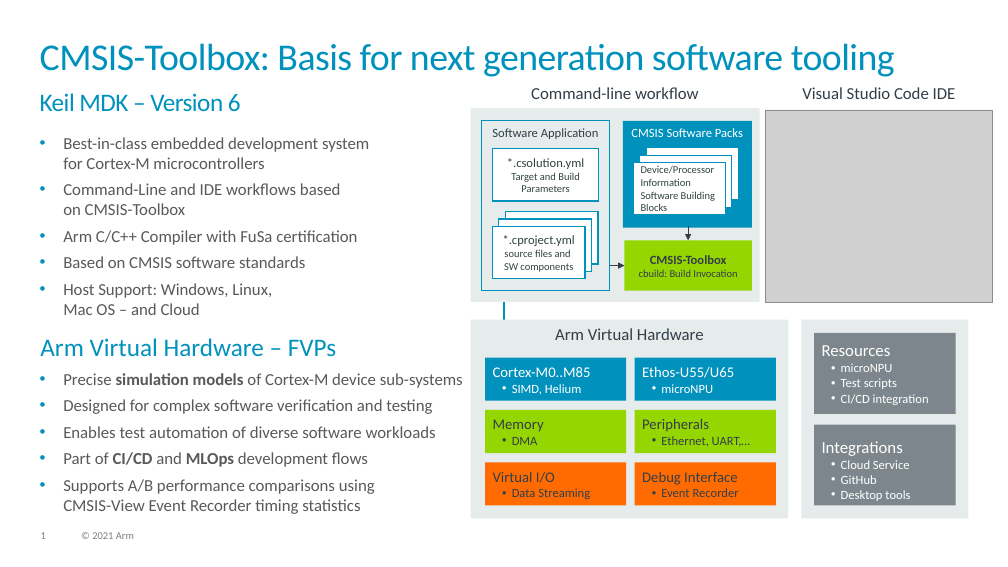
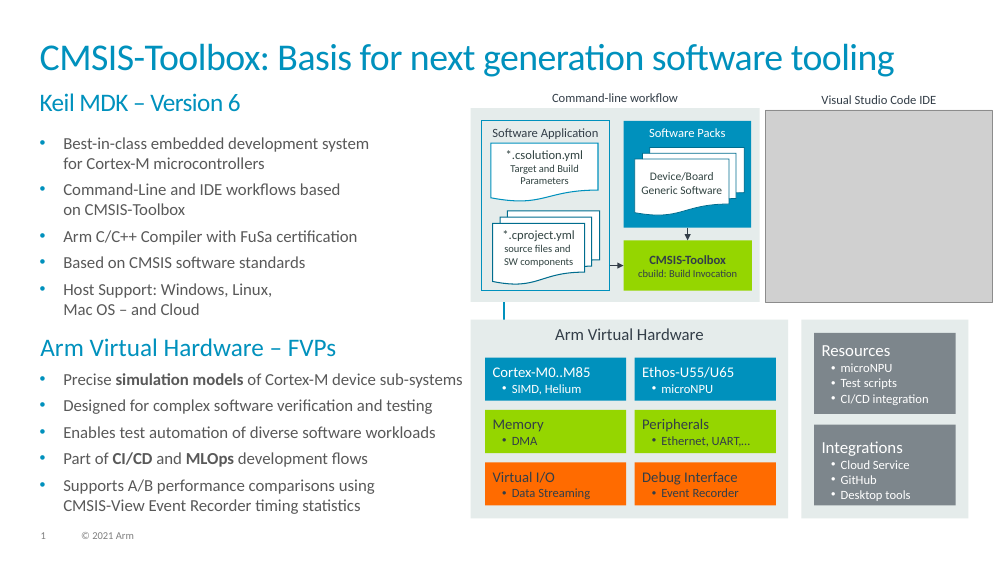
Before and after one commit to Open-CMSIS-Pack/cmsis-toolbox, a slide deck: slide 1 of docs/images/overview.pptx. Drawn at 1008x567 pixels with LibreOffice and Linux fonts; fonts in the diff are those of the drawing; grey boxes stand for pictures. Boxes give left, top, right and bottom in pixels: in the first picture for what was removed or moved away, otherwise in the second. Text is boxed around its words. In the diff, an @@ line names an element or a change of style, - is before the commit and + after.

```diff
--- a/docs/images/overview.pptx
+++ b/docs/images/overview.pptx
@@ text "Command-line workflow" at (x1=552, y1=93, x2=678, y2=102): size 16 to 12 pt @@
@@ text "Visual Studio Code IDE" at (x1=821, y1=95, x2=936, y2=104): size 16 to 12 pt @@
@@ text "Visual Studio Code IDE" moved from (x1=802, y1=87, x2=956, y2=99) to (x1=821, y1=95, x2=936, y2=104) @@
@@ flow chart document "*.csolution.yml Target and Build Parameters" resized from (x1=492, y1=149, x2=598, y2=201) to (x1=492, y1=143, x2=599, y2=201) @@
@@ flow chart document "*.csolution.yml Target and Build Parameters" at (x1=492, y1=143, x2=599, y2=201): rectangle to flow chart document; outline #0091BD 1.25 pt to #0091BD 1 pt @@
@@ flow chart multidocument added at (x1=635, y1=147, x2=745, y2=215), fill #FFFFFF, outline #006D8E 0.75 pt, 11 pt, text #314341 @@
+Device/Board
+Generic Software
@@ text in rectangle at (x1=649, y1=128, x2=725, y2=137): text changed @@
-CMSIS Software Packs
+Software Packs
@@ group removed at (x1=499, y1=148, x2=739, y2=271): 5 rectangles @@
-Device/Processor
-Information
-Software Building
-Blocks
@@ flow chart multidocument "*.cproject.yml source files and SW ..." resized from (x1=492, y1=227, x2=585, y2=279) to (x1=493, y1=211, x2=600, y2=284) @@
@@ flow chart multidocument "*.cproject.yml source files and SW ..." at (x1=493, y1=211, x2=600, y2=284): rectangle to flow chart multidocument; outline #0091BD 1.25 pt to #006D8E 1 pt @@
```
Also in this commit, not shown: 2 slides added, 4 other files.
